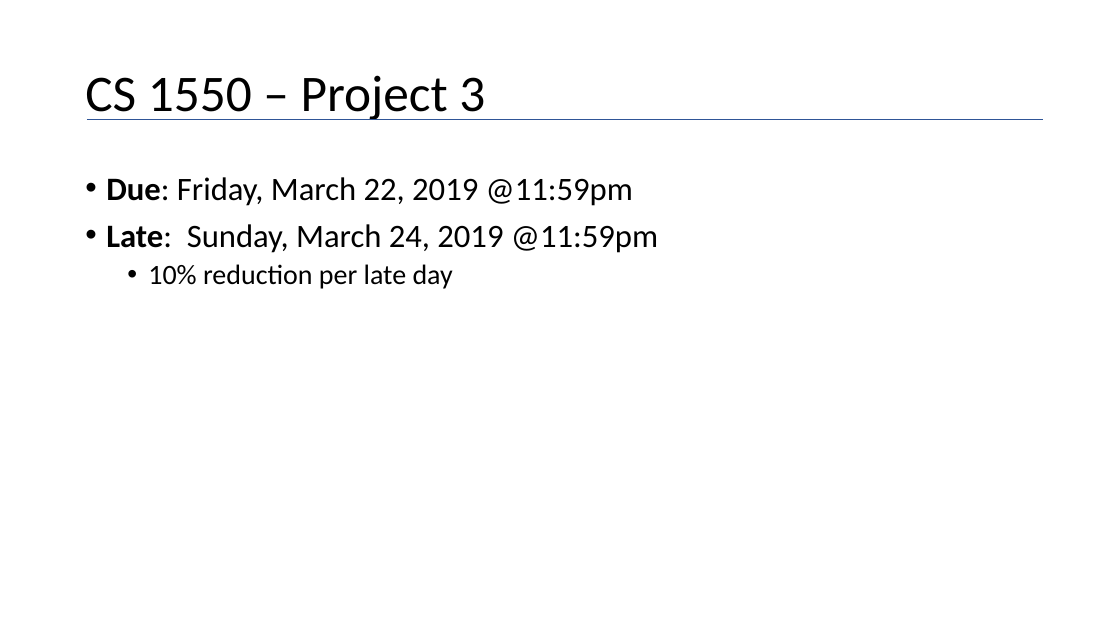
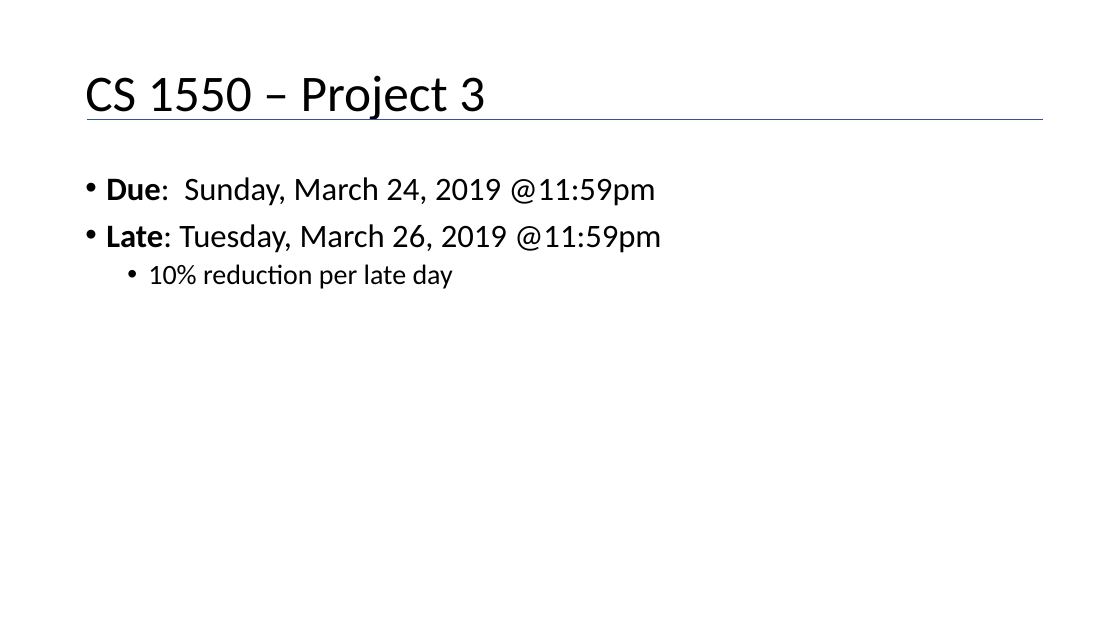
Before and after one commit to maher460/Pitt_CS1550_recitation_materials, a slide deck: slide 43 of week10/cs1550_spring2019_project3.pptx (slide 50 before the commit). Drawn at 1120x630 pixels with LibreOffice and Linux fonts; fonts in the diff are those of the drawing. Boxes give left, top, right and bottom in pixels: in the first picture for what was removed or moved away, otherwise in the second. Text is boxed around its words. In the diff, an @@ line names an element or a change of style, - is before the commit and + after.

```diff
--- a/week10/cs1550_spring2019_project3.pptx
+++ b/week10/cs1550_spring2019_project3.pptx
@@ text at [106, 177, 661, 253]: text changed @@
-• Due: Friday, March 22, 2019 @11:59pm
-• Late: Sunday, March 24, 2019 @11:59pm
+• Due: Sunday, March 24, 2019 @11:59pm
+• Late: Tuesday, March 26, 2019 @11:59pm
```
Also in this commit, not shown: 29 other slides changed, 9 slides added, 17 slides removed, 1 other file.
